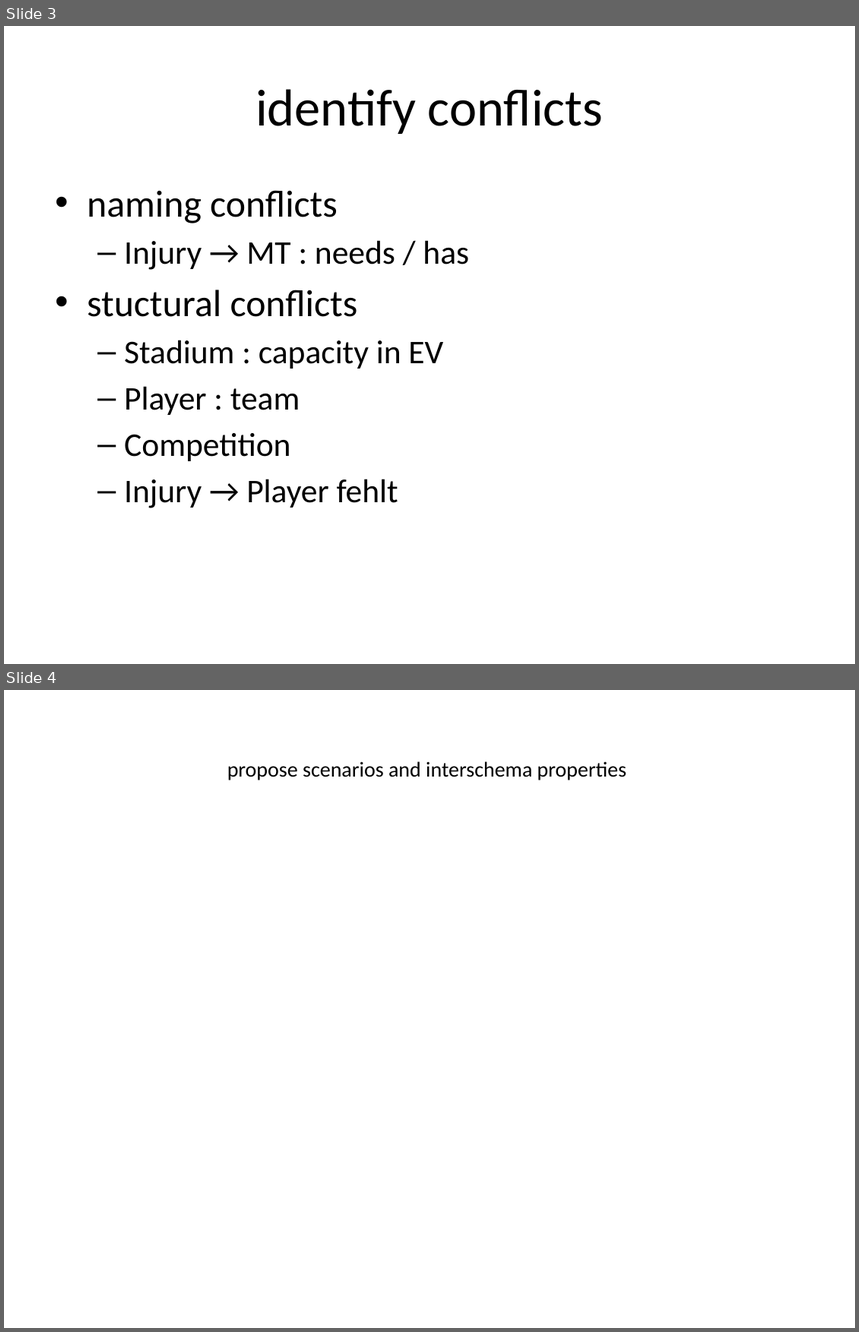
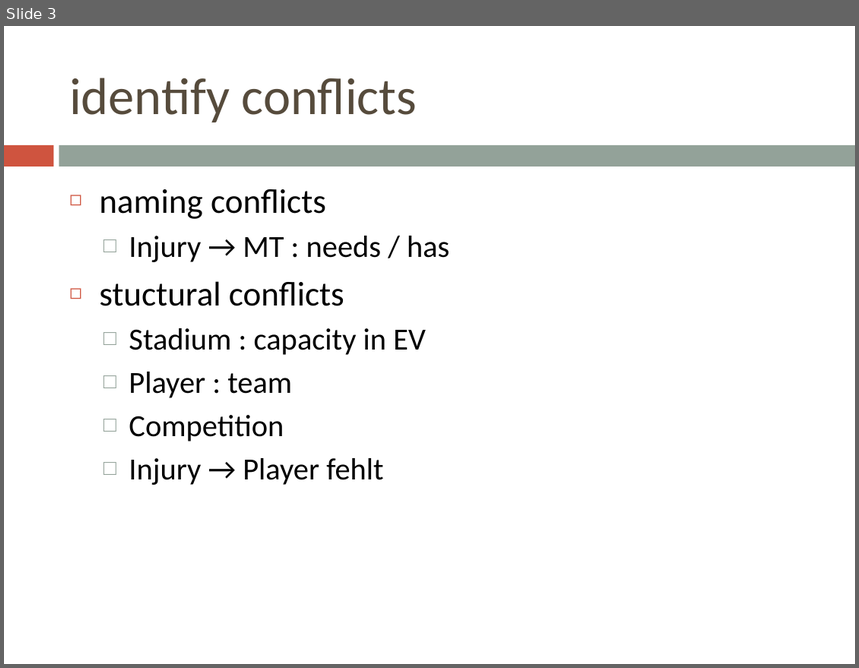
Before and after one commit to bugxd/DBTech, a slide deck: Assignment_4.pptx. Shown one above the other, each under a label of ours: slides 3 and 4 before the commit, slide 3 after it. The pictures are 859x1332 and 859x668 pixels, drawn with LibreOffice and Linux fonts; fonts in the diff are those of the drawing. Boxes give left, top, right and bottom in pixels: in the first picture for what was removed or moved away, otherwise in the second. Text is boxed around its words. In the diff, an @@ line names an element or a change of style, - is before the commit and + after.

```diff
--- a/Assignment_4.pptx
+++ b/Assignment_4.pptx
@@ slide 4 removed at (4, 690, 855, 1328), background #FFFFFF @@
@@ title removed at (227, 761, 627, 780) @@
-  propose scenarios and interschema properties
@@ slide 3 changed as well @@
@@ title "identify conflicts": place and size @@
-title "identify conflicts" at (256, 89, 603, 134)
+title "identify conflicts" at (69, 78, 417, 123)
@@ title "identify conflicts" at (69, 78, 417, 123): text colour #000000 to #564B3C; alignment centre to left @@
@@ rectangle added at (4, 145, 53, 167), fill #CF543F @@
@@ rectangle added at (59, 145, 855, 167), fill #93A299 @@
@@ text "naming conflicts": place and size @@
-text "naming conflicts" at (87, 190, 469, 509)
+text "naming conflicts" at (99, 189, 449, 485)
@@ text "naming conflicts" at (99, 189, 449, 485): size 32 to 29 pt in "naming conflicts", "stuctural conflicts"; size 28 to 26 pt in "Injury → MT : needs / has", "Stadium : capacity in EV", "Player : team", "Competition" and 1 more places; bullet • to ◻; bullet – to □ @@
```
Also in this commit, not shown: 15 other slides changed, 1 slide added, 1 other slide removed.
